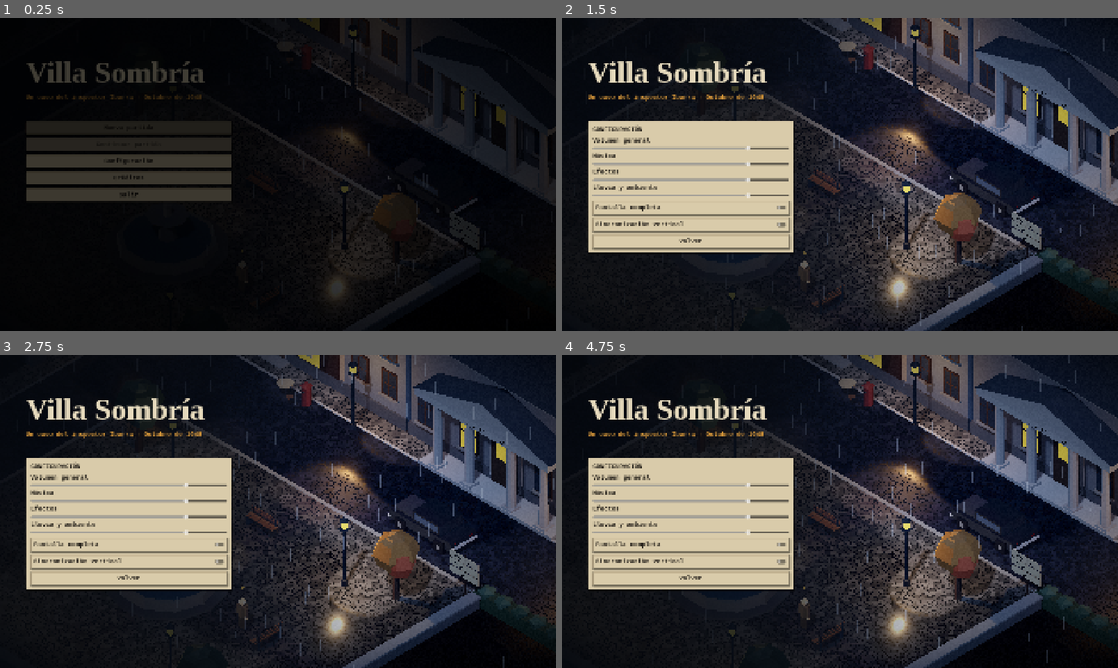
Above: before the commit, frames 1-4 (two rows, left to right).
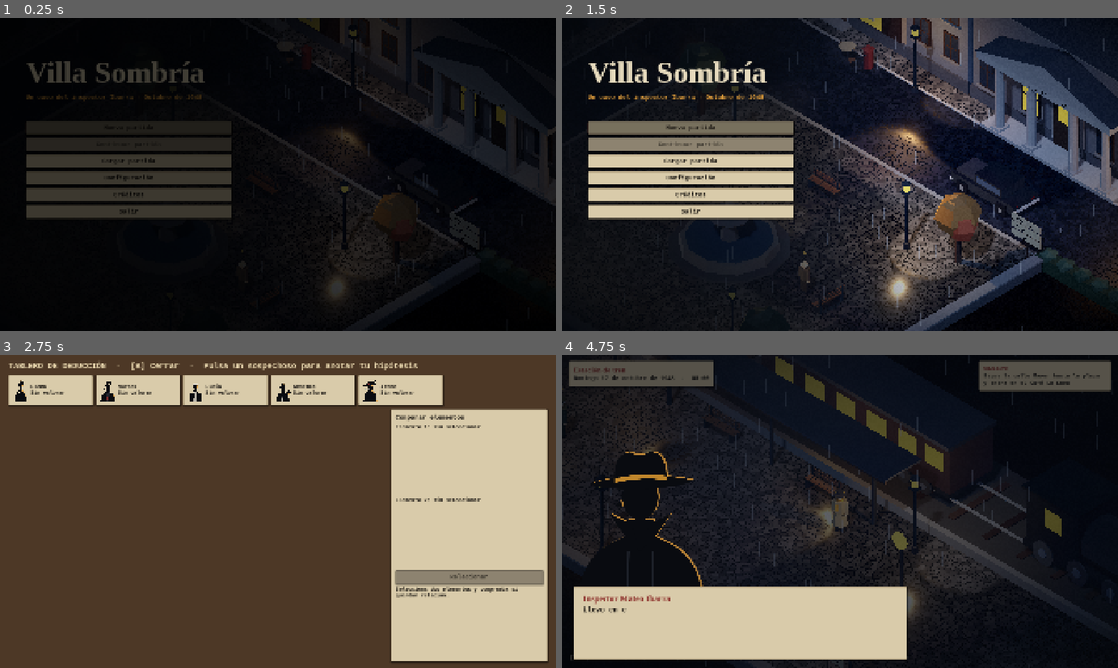
Above: after the commit, the same moments.

Repository: LuisCastillo04/VillaSombria
Game: Godot game, scene res://scenes/main/main_menu.tscn
Two runs of this game, one before a commit and one after it. Both use one fixed random seed, a clock stepped at 60 frames per second and the inputs below.
Inputs (mouse positions are in pixels of both pictures, inside the frame that each line leads up to):
- Up to frame 1 (0.25 s): no input
- Up to frame 2 (1.5 s): click (689, 161) at 0.5 s, where only the run after the commit has a clickable "Cargar partida"; tap Enter (ui_accept) at 1.25 s; move the mouse to (962, 158) at 1.27 s; hold D (move_right) from 1.28 s (still down); hold B (open_board) from 1.28 s (still down); click (962, 158) at 1.42 s
- Up to frame 3 (2.75 s): tap Enter (ui_accept) at 1.52, 2.27 s; tap J (open_journal) at 1.55, 2.1 s; move the mouse to (166, 527) at 2.02 s; release D (move_right) at 2.03 s; release B (open_board) at 2.03 s; hold S (move_back) from 2.03 s (still down); tap B (open_board) at 2.3 s
- Up to frame 4 (4.75 s): move the mouse to (895, 442) at 2.77 s; release S (move_back) at 2.78 s; hold D (move_right) 2.78-3.53 s; hold E (interact) 2.78-3.53 s; tap J (open_journal) at 3.05 s; move the mouse to (812, 574) at 3.52 s; hold W (move_forward) 3.53-4.28 s; tap B (open_board) at 3.6 s; click (812, 574) at 3.67 s; tap Enter (ui_accept) at 3.77, 4.52 s; move the mouse to (1006, 558) at 4.27 s; hold A (move_left) from 4.28 s (still down); hold J (open_journal) from 4.28 s (still down)

The runs differ from the first frame. In frame 1, 1.6% of the frame differs, in the area x 4-42%, y 44-64%; in frame 2, 11%; in frame 3, 97%, in the area x 0-100%, y 0-100%; in frame 4, 63%.

Commit message:
feat(ui): implementar menu de carga de partidas
La lista de ranuras gana un modo de carga que muestra las cinco ranuras
manuales y las tres automáticas. Las vacías se ven pero no se pueden
elegir, las dañadas o incompatibles se pueden eliminar pero no cargar, y
mientras se prepara la carga la lista queda bloqueada con «Cargando…».
Si no hay ninguna partida se explica y «Volver» sigue disponible.

El menú principal añade «Cargar partida» y, si «Continuar» falla, abre la
lista con el motivo. La pausa añade «Cargar partida»: si la partida ha
avanzado desde el último guardado pide confirmación antes de sustituirla,
y después vuelve a crear la escena de juego, que recoge la partida
pendiente cuando sus nodos ya están construidos.

Diff:
--- a/new-game-project/scenes/main/main_menu.tscn
+++ b/new-game-project/scenes/main/main_menu.tscn
@@ -4,6 +4,7 @@
 [ext_resource type="PackedScene" path="res://scenes/world/post_fx.tscn" id="2"]
 [ext_resource type="PackedScene" path="res://scenes/ui/screen_fade.tscn" id="3"]
 [ext_resource type="PackedScene" path="res://scenes/ui/settings_panel.tscn" id="4"]
+[ext_resource type="PackedScene" path="res://scenes/ui/save_slots_menu.tscn" id="5"]
 
 [sub_resource type="Gradient" id="shade_gradient"]
 offsets = PackedFloat32Array(0, 0.62, 1)
@@ -80,6 +81,10 @@
 layout_mode = 2
 text = "Continuar partida"
 
+[node name="Load" type="Button" parent="Ui/Root/Layout/Menu"]
+layout_mode = 2
+text = "Cargar partida"
+
 [node name="Settings" type="Button" parent="Ui/Root/Layout/Menu"]
 layout_mode = 2
 text = "Configuración"
@@ -95,6 +100,13 @@
 [node name="SettingsPanel" parent="Ui/Root/Layout" instance=ExtResource("4")]
 visible = false
 layout_mode = 2
+
+[node name="SaveSlotsMenu" parent="Ui/Root/Layout" instance=ExtResource("5")]
+visible = false
+custom_minimum_size = Vector2(700, 0)
+layout_mode = 2
+size_flags_vertical = 3
+list_height = 300.0
 
 [node name="CreditsPanel" type="PanelContainer" parent="Ui/Root/Layout"]
 visible = false
--- a/new-game-project/scenes/ui/pause_menu.tscn
+++ b/new-game-project/scenes/ui/pause_menu.tscn
@@ -54,6 +54,10 @@
 layout_mode = 2
 text = "Guardar partida"
 
+[node name="Load" type="Button" parent="Root/Center/Panel/Box"]
+layout_mode = 2
+text = "Cargar partida"
+
 [node name="Settings" type="Button" parent="Root/Center/Panel/Box"]
 layout_mode = 2
 text = "Configuración"
--- a/new-game-project/scripts/ui/main_menu.gd
+++ b/new-game-project/scripts/ui/main_menu.gd
@@ -28,6 +28,7 @@
 @onready var _menu: VBoxContainer = $Ui/Root/Layout/Menu
 @onready var _new_game: Button = $Ui/Root/Layout/Menu/NewGame
 @onready var _continue: Button = $Ui/Root/Layout/Menu/Continue
+@onready var _load: Button = $Ui/Root/Layout/Menu/Load
 @onready var _settings_button: Button = $Ui/Root/Layout/Menu/Settings
 @onready var _credits_button: Button = $Ui/Root/Layout/Menu/Credits
 @onready var _quit: Button = $Ui/Root/Layout/Menu/Quit
@@ -35,6 +36,7 @@
 @onready var _credits: PanelContainer = $Ui/Root/Layout/CreditsPanel
 @onready var _credits_text: RichTextLabel = $Ui/Root/Layout/CreditsPanel/Box/Text
 @onready var _credits_close: Button = $Ui/Root/Layout/CreditsPanel/Box/Close
+@onready var _slots: SaveSlotsMenu = $Ui/Root/Layout/SaveSlotsMenu
 @onready var _fade: ScreenFade = $ScreenFade
 
 
@@ -50,14 +52,18 @@
 	_refresh_continue()
 	_new_game.pressed.connect(_on_new_game)
 	_continue.pressed.connect(_on_continue)
+	_load.pressed.connect(_open_load_menu)
 	_settings_button.pressed.connect(_show_panel.bind(_settings))
 	_credits_button.pressed.connect(_show_panel.bind(_credits))
 	_quit.pressed.connect(_on_quit)
 	_credits_close.pressed.connect(_show_menu)
 	_settings.closed.connect(_show_menu)
+	_slots.closed.connect(_show_menu)
+	_slots.load_ready.connect(_on_load_ready)
 	_credits_text.text = CREDITS_TEXT
 	_settings.hide()
 	_credits.hide()
+	_slots.hide()
 	_new_game.grab_focus()
 	AudioManager.set_rain(true)
 	_fade.fade_in(0.9)
@@ -66,7 +72,10 @@
 func _input(event: InputEvent) -> void:
 	if event.is_action_pressed("pause") and not _menu.visible:
 		get_viewport().set_input_as_handled()
-		_show_menu()
+		if _slots.visible:
+			_slots.cancel()
+		else:
+			_show_menu()
 
 
 func _build_backdrop() -> void:
@@ -94,7 +103,9 @@
 func _show_menu() -> void:
 	_settings.hide()
 	_credits.hide()
+	_slots.hide()
 	_menu.show()
+	_refresh_continue()
 	_new_game.grab_focus()
 
 
@@ -105,8 +116,14 @@
 	_continue.text = "Continuar partida"
 	if not latest.is_empty():
 		var summary: Dictionary = SaveSystem.get_slot_info(latest)["summary"]
-		var minutes := int(summary["minutes"])
-		_continue.text = "Continuar partida (Día %d · %02d:%02d)" % [int(summary["day"]), minutes / 60, minutes % 60]
+		_continue.text = "Continuar partida (Día %d · %s)" % [int(summary["day"]), SaveSlotsMenu.format_clock(int(summary["minutes"]))]
+
+
+func _open_load_menu() -> void:
+	AudioManager.play("click")
+	_menu.hide()
+	_slots.load_warning = ""
+	_slots.open(SaveSlotsMenu.Mode.LOAD)
 
 
 func _on_new_game() -> void:
@@ -120,8 +137,14 @@
 	AudioManager.play("click")
 	var result := SaveSystem.request_load(SaveSystem.find_latest_slot())
 	if not result["ok"]:
-		_refresh_continue()
+		_open_load_menu()
+		_slots.show_message("No se pudo continuar: %s" % result["error"], true)
 		return
+	await _fade.fade_out(0.6)
+	get_tree().change_scene_to_file(GAME_SCENE)
+
+
+func _on_load_ready(_slot_id: String) -> void:
 	await _fade.fade_out(0.6)
 	get_tree().change_scene_to_file(GAME_SCENE)
 
--- a/new-game-project/scripts/ui/pause_menu.gd
+++ b/new-game-project/scripts/ui/pause_menu.gd
@@ -1,10 +1,12 @@
 class_name PauseMenu
 extends CanvasLayer
-## Menú de pausa con guardado manual, ajustes, controles y salida al menú principal.
+## Menú de pausa con guardado y carga de partidas, ajustes, controles y salida al menú principal.
 
 const MAIN_MENU := "res://scenes/main/main_menu.tscn"
+const GAME_SCENE := "res://scenes/main/game.tscn"
 const CONTROLS_TEXT := "WASD o flechas: moverse\nMayús: correr\nE: interactuar y avanzar el diálogo\nJ o Tab: expediente\nB: tablero de deducción\nT: dejar pasar una hora\nEsc: pausa"
 const QUIT_TEXT := "Guardar y volver al menú"
+const UNSAVED_WARNING := "Lo que hayas avanzado desde el último guardado se perderá. ¿Cargar esta partida?"
 
 var is_open := false
 ## Tras un guardado fallido, la siguiente pulsación sale sin guardar.
@@ -14,6 +16,7 @@
 @onready var _menu: VBoxContainer = $Root/Center/Panel/Box
 @onready var _resume: Button = $Root/Center/Panel/Box/Resume
 @onready var _save: Button = $Root/Center/Panel/Box/Save
+@onready var _load: Button = $Root/Center/Panel/Box/Load
 @onready var _settings_button: Button = $Root/Center/Panel/Box/Settings
 @onready var _controls_button: Button = $Root/Center/Panel/Box/Controls
 @onready var _quit: Button = $Root/Center/Panel/Box/Quit
@@ -31,11 +34,13 @@
 	_slots.hide()
 	_resume.pressed.connect(close)
 	_save.pressed.connect(_on_save_pressed)
+	_load.pressed.connect(_on_load_pressed)
 	_settings_button.pressed.connect(_on_settings_pressed)
 	_controls_button.pressed.connect(_on_controls_pressed)
 	_quit.pressed.connect(_on_quit_pressed)
 	_settings.closed.connect(func() -> void: _panel.show())
 	_slots.closed.connect(_on_slots_closed)
+	_slots.load_ready.connect(_on_load_ready)
 
 
 func open() -> void:
@@ -76,12 +81,28 @@
 	AudioManager.play("click")
 	_status.text = ""
 	_panel.hide()
-	_slots.open()
+	_slots.open(SaveSlotsMenu.Mode.SAVE)
+
+
+## Cargar sustituye la partida en curso: si ha avanzado desde el último guardado, se avisa.
+func _on_load_pressed() -> void:
+	AudioManager.play("click")
+	_status.text = ""
+	_panel.hide()
+	_slots.load_warning = UNSAVED_WARNING if SaveSystem.has_unsaved_progress() else ""
+	_slots.open(SaveSlotsMenu.Mode.LOAD)
 
 
 func _on_slots_closed() -> void:
 	_panel.show()
-	_save.grab_focus()
+	(_load if _slots.mode == SaveSlotsMenu.Mode.LOAD else _save).grab_focus()
+
+
+## La escena de juego se vuelve a crear y recoge la partida pendiente al arrancar.
+func _on_load_ready(_slot_id: String) -> void:
+	get_tree().paused = false
+	GameState.clear_player_locks()
+	get_tree().change_scene_to_file(GAME_SCENE)
 
 
 func _on_settings_pressed() -> void:
--- a/new-game-project/scripts/ui/save_slots_menu.gd
+++ b/new-game-project/scripts/ui/save_slots_menu.gd
@@ -1,9 +1,15 @@
 class_name SaveSlotsMenu
 extends PanelContainer
-## Lista de ranuras para guardar la partida. Sobrescribir o eliminar una partida pide
-## confirmación, y el resultado de cada operación se muestra en la propia lista.
+## Lista de ranuras compartida por la pausa y el menú principal. Para guardar muestra las
+## cinco ranuras manuales; para cargar, también las automáticas. Sobrescribir, eliminar o
+## cargar encima de un progreso sin guardar piden confirmación, y el resultado de cada
+## operación se muestra en la propia lista.
 
 signal closed
+## La carga quedó preparada: quien abrió el menú debe pasar a la escena de juego.
+signal load_ready(slot_id: String)
+
+enum Mode { SAVE, LOAD }
 
 const ROW_HEIGHT := 100.0
 const REASON_LABELS := {
@@ -28,7 +34,12 @@
 ## Altura mínima de la lista de ranuras.
 @export var list_height := 440.0
 
+var mode := Mode.SAVE
+## Si no está vacío, se pide confirmación con este texto antes de cargar.
+var load_warning := ""
+
 var _selected := ""
+var _loading := false
 var _infos: Dictionary = {}
 var _rows: Dictionary = {}
 var _saving_slot := ""
@@ -64,15 +75,15 @@
 	SaveSystem.slots_changed.connect(_on_slots_changed)
 
 
-func open() -> void:
-	_title.text = "GUARDAR PARTIDA"
-	_hint.text = "Elige una ranura. Los autoguardados van aparte y nunca ocupan estas cinco."
+func open(new_mode: Mode = Mode.SAVE) -> void:
+	mode = new_mode
+	_loading = false
+	_title.text = "GUARDAR PARTIDA" if mode == Mode.SAVE else "CARGAR PARTIDA"
 	_selected = ""
 	_hide_confirm()
 	show()
 	refresh()
-	var blocker := SaveSystem.get_save_blocker()
-	_set_status(blocker, true)
+	_set_status(SaveSystem.get_save_blocker() if mode == Mode.SAVE else "", true)
 	_focus_default()
 
 
@@ -106,6 +117,14 @@
 
 func get_status_text() -> String:
 	return _status.text
+
+
+func get_hint_text() -> String:
+	return _hint.text
+
+
+func show_message(text: String, is_error: bool = false) -> void:
+	_set_status(text, is_error)
 
 
 ## Vuelve a leer las ranuras y reconstruye la lista conservando la selección.
@@ -117,19 +136,22 @@
 	_rows.clear()
 	_infos.clear()
 	var group := ButtonGroup.new()
-	for info in SaveSystem.list_slots("manual"):
+	var has_saves := false
+	for info in SaveSystem.list_slots("manual" if mode == Mode.SAVE else ""):
 		var slot_id: String = info["id"]
 		_infos[slot_id] = info
+		has_saves = has_saves or info["status"] != SaveFormat.Status.EMPTY
 		var row := _make_row(info, group)
 		_slots.add_child(row)
 		_rows[slot_id] = row
+	_hint.text = _hint_text(has_saves)
 	if _rows.has(_selected):
 		(_rows[_selected] as Button).set_pressed_no_signal(true)
 	else:
 		_selected = ""
-	if _rows.has(focused_slot):
+	_update_buttons()
+	if _rows.has(focused_slot) and (_rows[focused_slot] as Button).focus_mode != Control.FOCUS_NONE:
 		(_rows[focused_slot] as Button).grab_focus()
-	_update_buttons()
 
 
 ## Textos de una ranura para la lista. Sólo usa lo que el archivo registró.
@@ -195,6 +217,11 @@
 		tone = "busy"
 	var row := Button.new()
 	row.name = slot_id
+	# Al cargar, una ranura vacía no ofrece nada: se muestra, pero no se puede elegir.
+	var selectable: bool = mode == Mode.SAVE or info["status"] != SaveFormat.Status.EMPTY
+	row.set_meta("selectable", selectable)
+	if not selectable:
+		row.focus_mode = Control.FOCUS_NONE
 	row.toggle_mode = true
 	row.button_group = group
 	row.custom_minimum_size = Vector2(0.0, ROW_HEIGHT)
@@ -237,22 +264,37 @@
 func _update_buttons() -> void:
 	var info: Dictionary = _infos.get(_selected, {})
 	var occupied: bool = not info.is_empty() and info["status"] != SaveFormat.Status.EMPTY
-	var locked := _confirm.visible or not _saving_slot.is_empty()
-	_action.text = "Sobrescribir" if occupied else "Guardar aquí"
-	_action.disabled = info.is_empty() or locked or not SaveSystem.get_save_blocker().is_empty()
+	var locked := _confirm.visible or not _saving_slot.is_empty() or _loading
+	if mode == Mode.SAVE:
+		_action.text = "Sobrescribir" if occupied else "Guardar aquí"
+		_action.disabled = info.is_empty() or locked or not SaveSystem.get_save_blocker().is_empty()
+	else:
+		_action.text = "Cargar"
+		_action.disabled = info.is_empty() or locked or info["status"] != SaveFormat.Status.OK
 	_delete.disabled = not occupied or locked or SaveSystem.is_busy()
-	_back.disabled = _confirm.visible
+	_back.disabled = _confirm.visible or _loading
 	for slot_id: String in _rows:
-		(_rows[slot_id] as Button).disabled = locked
+		var row: Button = _rows[slot_id]
+		row.disabled = locked or not row.get_meta("selectable", true)
 
 
 func _focus_default() -> void:
 	if _rows.has(_selected):
 		(_rows[_selected] as Button).grab_focus()
-	elif not _rows.is_empty():
-		(_rows.values()[0] as Button).grab_focus()
-	else:
-		_back.grab_focus()
+		return
+	for slot_id: String in _rows:
+		if (_rows[slot_id] as Button).get_meta("selectable", true):
+			(_rows[slot_id] as Button).grab_focus()
+			return
+	_back.grab_focus()
+
+
+func _hint_text(has_saves: bool) -> String:
+	if mode == Mode.SAVE:
+		return "Elige una ranura. Los autoguardados van aparte y nunca ocupan estas cinco."
+	if has_saves:
+		return "Elige la partida que quieres retomar. Las automáticas se crean solas al avanzar en el caso."
+	return "Todavía no hay partidas guardadas. Empieza una nueva: el juego guardará solo al avanzar en el caso."
 
 
 func _focused_slot() -> String:
@@ -270,7 +312,7 @@
 
 func _on_row_pressed(slot_id: String) -> void:
 	_selected = slot_id
-	_set_status(SaveSystem.get_save_blocker(), true)
+	_set_status(SaveSystem.get_save_blocker() if mode == Mode.SAVE else "", true)
 	_update_buttons()
 	if not _action.disabled:
 		_action.grab_focus()
@@ -280,6 +322,12 @@
 	AudioManager.play("click")
 	var info: Dictionary = _infos.get(_selected, {})
 	if info.is_empty():
+		return
+	if mode == Mode.LOAD:
+		if load_warning.is_empty():
+			_load_selected()
+		else:
+			_ask(load_warning, "Cargar", _load_selected)
 		return
 	if info["status"] == SaveFormat.Status.EMPTY:
 		_save_selected()
@@ -311,6 +359,18 @@
 	_saving_slot = slot_id
 	_set_status("Guardando en %s…" % slot_name(slot_id))
 	refresh()
+
+
+func _load_selected() -> void:
+	var result := SaveSystem.request_load(_selected)
+	if not result["ok"]:
+		_set_status("No se pudo cargar %s: %s" % [slot_name(_selected), result["error"]], true)
+		refresh()
+		return
+	_loading = true
+	_set_status("Cargando la partida…")
+	_update_buttons()
+	load_ready.emit(_selected)
 
 
 func _delete_selected() -> void:
